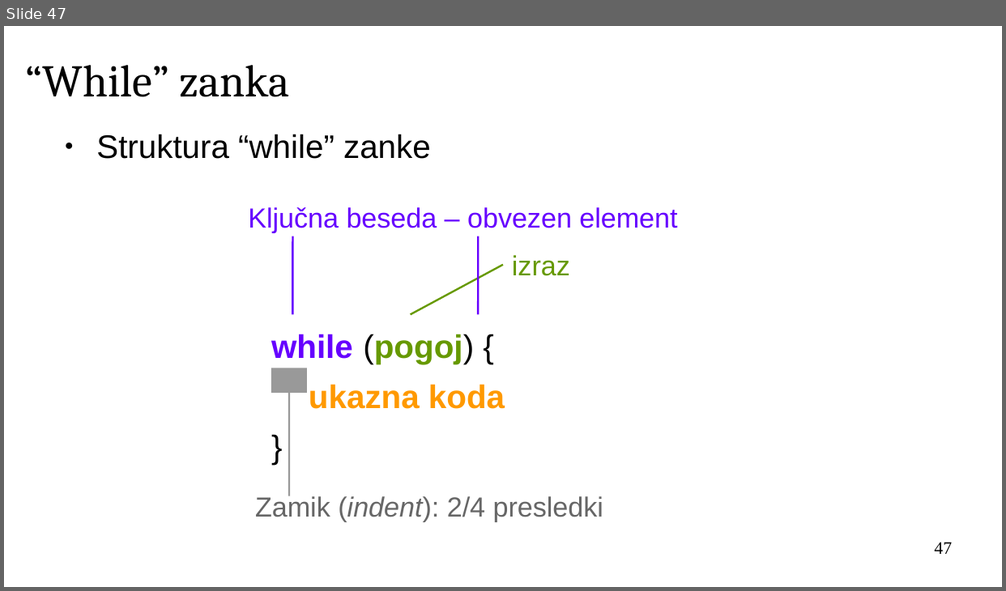
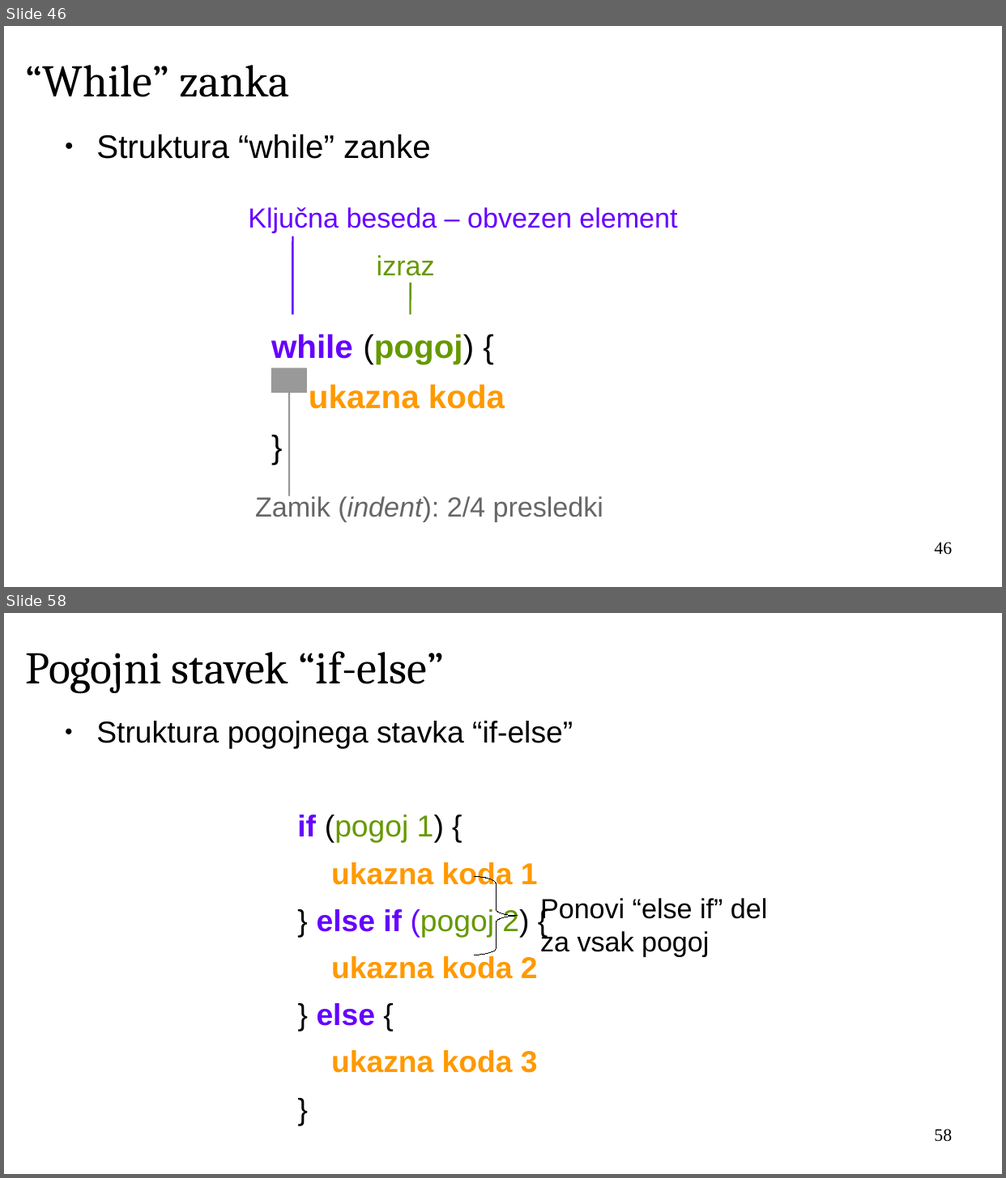
Before and after one commit to janaobsteter/R_tecaj, a slide deck: IT_Rtecaj.odp. Shown one above the other, each under a label of ours: slide 47 before the commit, slides 46 and 58 after it; the slides between them are not shown. The pictures are 1006x591 and 1006x1178 pixels, drawn with LibreOffice and Linux fonts; fonts in the diff are those of the drawing; background and template pictures are left out. Boxes give left, top, right and bottom in pixels: in the first picture for what was removed or moved away, otherwise in the second. Text is boxed around its words. In the diff, an @@ line names an element or a change of style, - is before the commit and + after.

```diff
--- a/IT_Rtecaj.odp
+++ b/IT_Rtecaj.odp
@@ slide 58 added at <box>4,613,1002,1174</box>, background #FFFFFF @@
@@ title added at <box>25,651,444,694</box>, 36 pt, text #000000 @@
+Pogojni stavek “if-else”
@@ text added at <box>96,721,573,1073</box>, 24.1 pt, text #000000 @@
+● Struktura pogojnega stavka “if-else”
+if (pogoj 1) {
+ukazna koda 1
+} else if (pogoj 2) {
+ukazna koda 2
+} else {
+ukazna koda 3
+}
@@ freeform shape added at <box>475,876,518,956</box>, outline #000000 0 pt @@
@@ rectangle added at <box>532,887,810,957</box>, outline #FFFFFF 0 pt, 22 pt, text #000000 @@
+Ponovi “else if” del za vsak pogoj
@@ page number added at <box>934,1129,952,1142</box>, 14 pt, text #000000 @@
+58
@@ what was slide 47 is now slide 46 @@
@@ slide 46 changed as well @@
@@ text "izraz": place and size @@
-text "izraz" at <box>512,255,570,276</box>
+text "izraz" at <box>377,255,435,276</box>
@@ line removed from (479, 315) to (479, 236) @@
@@ line moved from (411, 315) - (503, 265) to (411, 315) - (411, 282) @@
@@ page number at <box>934,542,952,555</box>: text changed @@
-47
+46
```
Also in this commit, not shown: 10 other slides changed, 16 other slides added, 1 other file.
